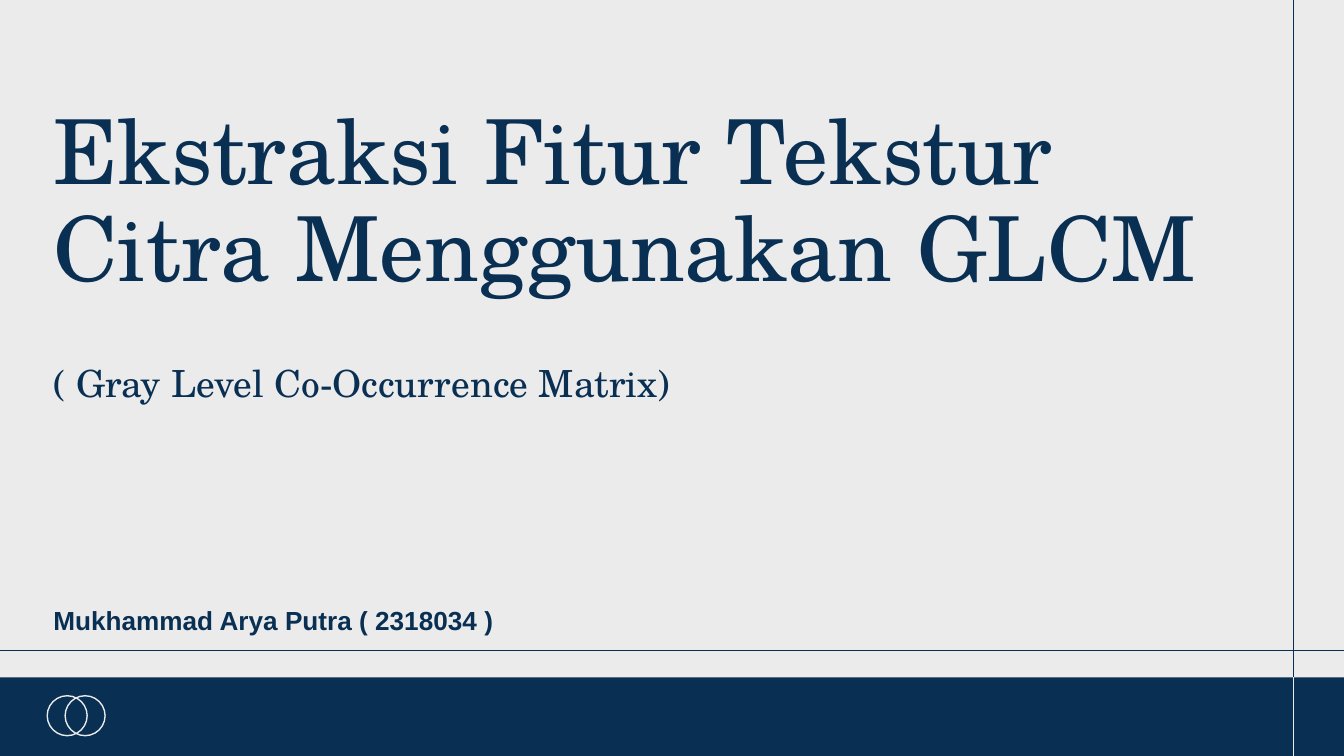
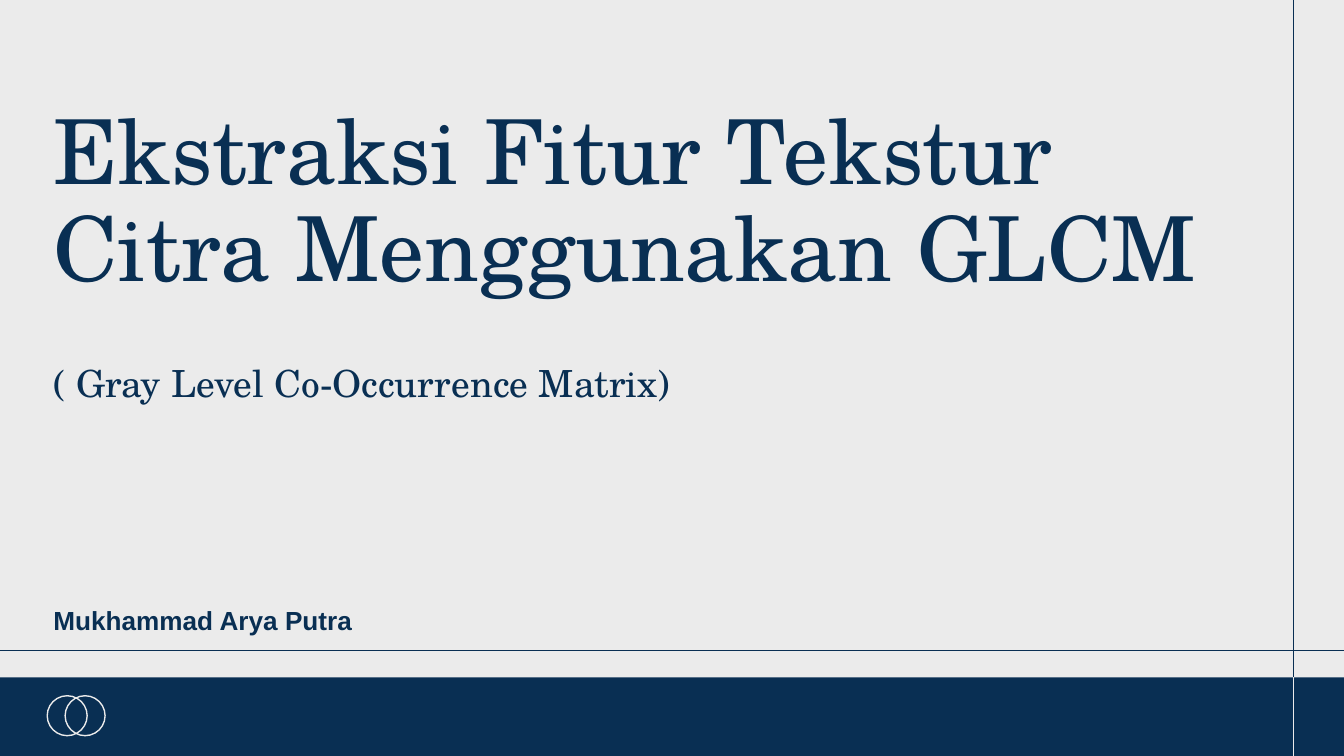
Before and after one commit to AryaPutra-182/2318034-EkstraksiFiturTekstur, a slide deck: slide 1 of PPT Ekstraksi Fitur Tekstur.pptx. Drawn at 1344x756 pixels with LibreOffice and Linux fonts; fonts in the diff are those of the drawing; background and template pictures are left out. Boxes give left, top, right and bottom in pixels: in the first picture for what was removed or moved away, otherwise in the second. Text is boxed around its words. In the diff, an @@ line names an element or a change of style, - is before the commit and + after.

```diff
--- a/PPT Ekstraksi Fitur Tekstur.pptx
+++ b/PPT Ekstraksi Fitur Tekstur.pptx
@@ subtitle at (53, 611, 352, 636): text changed @@
-Mukhammad Arya Putra ( 2318034 )
+Mukhammad Arya Putra
```
Also in this commit, not shown: 6 other slides changed, 3 other files.
